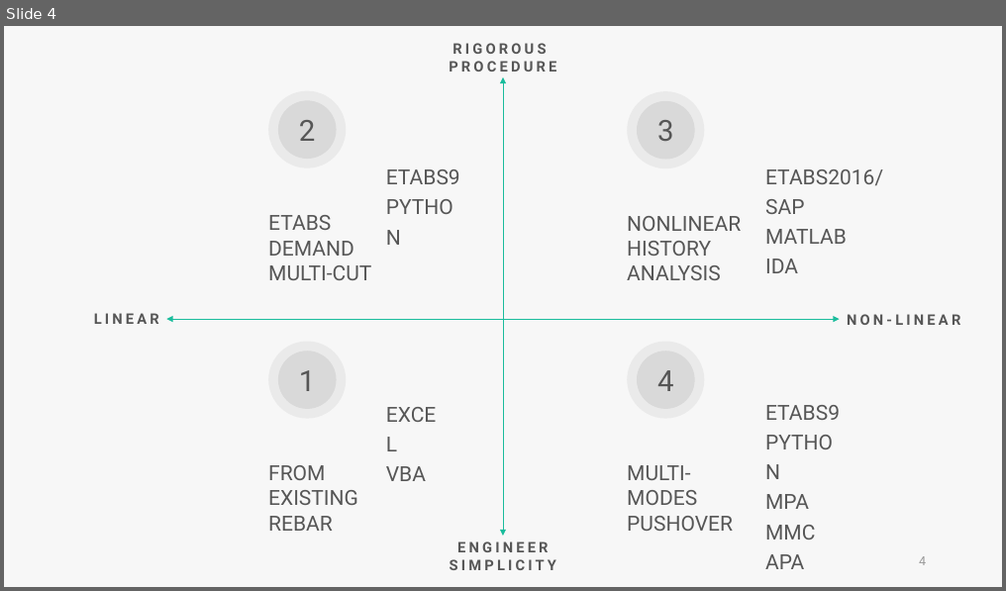
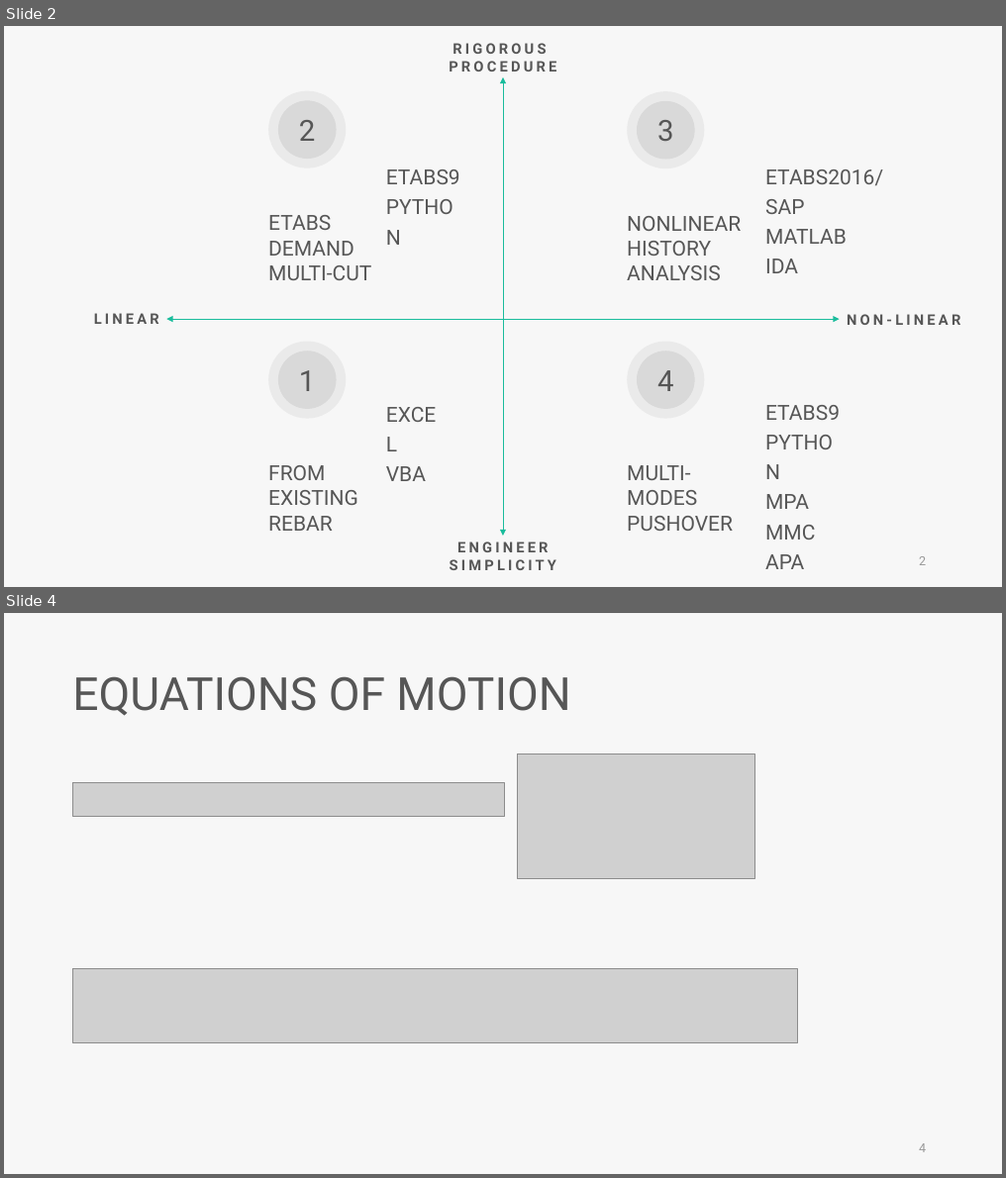
Before and after one commit to skyran1278/VbaProject, a slide deck: 20180126_SmartCut/20181025_Meeting/20181025 Meeting.pptx. Shown one above the other, each under a label of ours: slide 4 before the commit, slides 2 and 4 after it; the slides between them are not shown. The pictures are 1006x591 and 1006x1178 pixels, drawn with LibreOffice and Linux fonts; fonts in the diff are those of the drawing; grey boxes stand for pictures. Boxes give left, top, right and bottom in pixels: in the first picture for what was removed or moved away, otherwise in the second. Text is boxed around its words. In the diff, an @@ line names an element or a change of style, - is before the commit and + after.

```diff
--- a/20180126_SmartCut/20181025_Meeting/20181025 Meeting.pptx
+++ b/20180126_SmartCut/20181025_Meeting/20181025 Meeting.pptx
@@ slide 4 added at bbox=[4, 613, 1002, 1174], background #F7F7F7 @@
@@ text added at bbox=[72, 676, 570, 716], 44 pt, text #565656 @@
+EQUATIONS OF MOTION
@@ picture added at bbox=[518, 754, 754, 878] @@
@@ picture added at bbox=[73, 783, 505, 817] @@
@@ picture added at bbox=[73, 968, 798, 1044] @@
@@ page number added at bbox=[919, 1144, 926, 1153], 12 pt, text #9A9A9A @@
+4
@@ what was slide 4 is now slide 2 @@
@@ page number at bbox=[919, 557, 926, 566]: text changed @@
-4
+2
```
Also in this commit, not shown: 3 slides changed, 7 other slides added, 1 slide removed, 1 other file.
